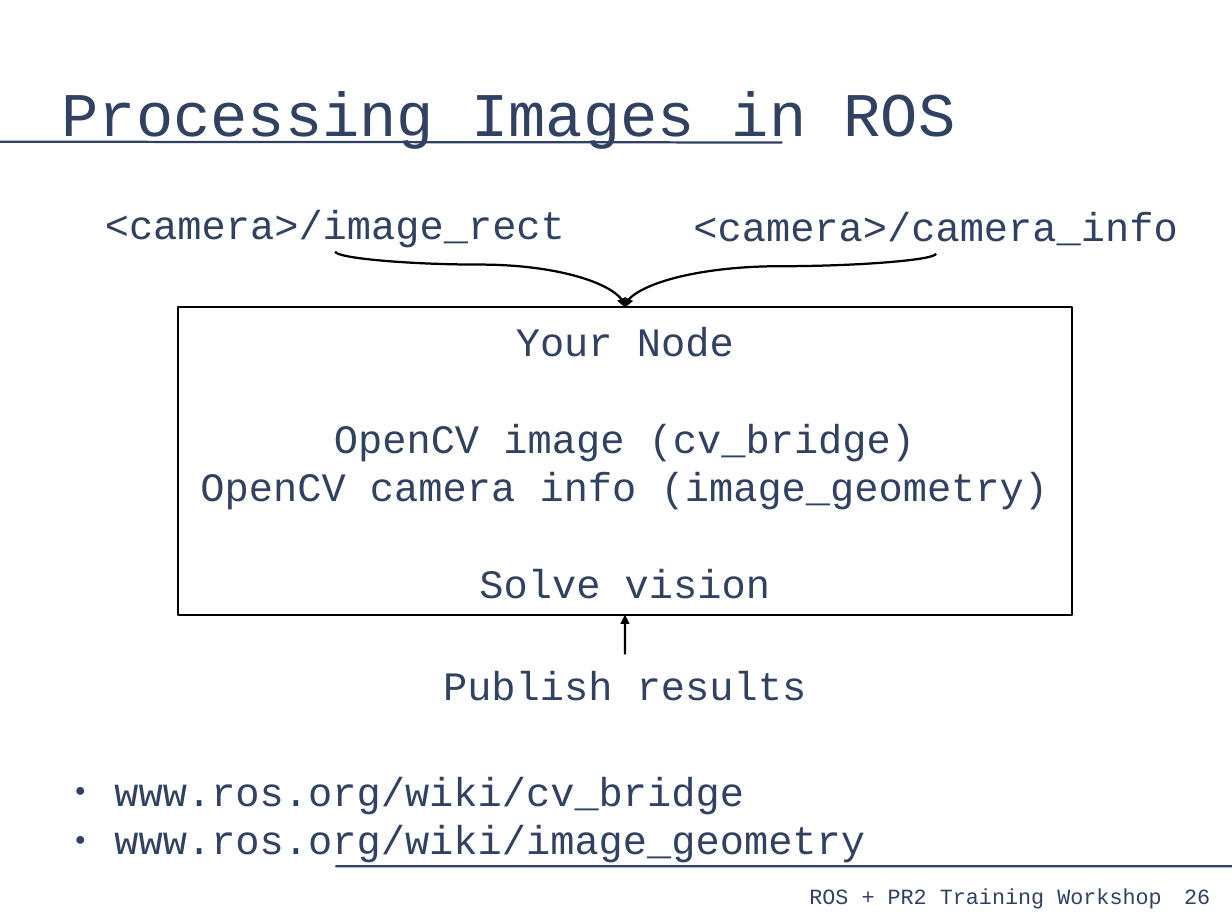
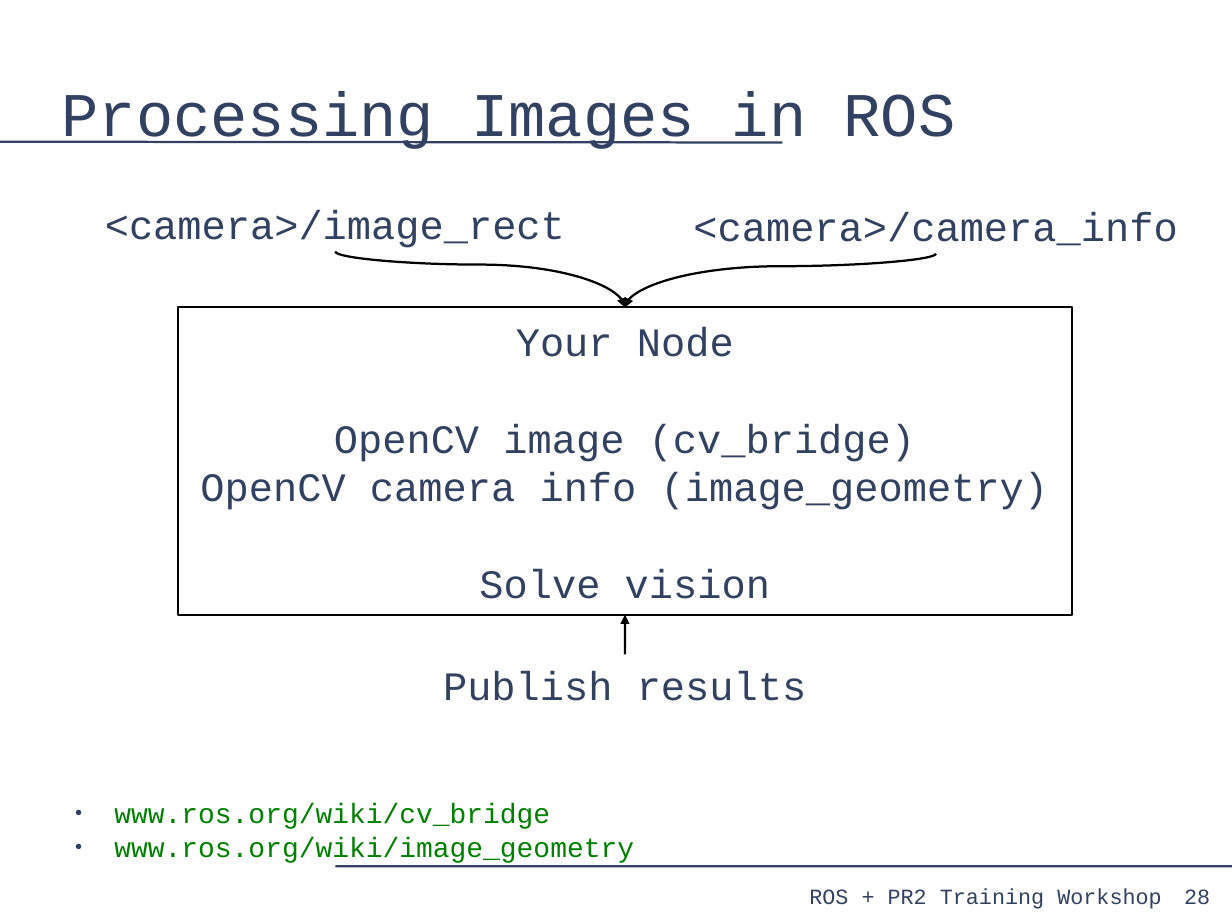
Before and after one commit to PR2/pr2_docs, a slide deck: slide 28 of pr2_training_workshop/processing_camera_data/slides.odp (slide 26 before the commit). Drawn at 1232x924 pixels with LibreOffice and Linux fonts; fonts in the diff are those of the drawing. Boxes give left, top, right and bottom in pixels: in the first picture for what was removed or moved away, otherwise in the second. Text is boxed around its words. In the diff, an @@ line names an element or a change of style, - is before the commit and + after.

```diff
--- a/pr2_training_workshop/processing_camera_data/slides.odp
+++ b/pr2_training_workshop/processing_camera_data/slides.odp
@@ text "www.ros.org/wiki/cv_bridge": place and size @@
-text "www.ros.org/wiki/cv_bridge" at [114,777,865,866]
+text "www.ros.org/wiki/cv_bridge" at [114,803,634,863]
@@ text "www.ros.org/wiki/cv_bridge" at [114,803,634,863]: size 26 to 18 pt, text colour #314162 to #008000 @@
@@ page number at [1184,889,1210,905]: text changed @@
-26
+28
```
Also in this commit, not shown: 17 other slides changed, 2 slides added.
